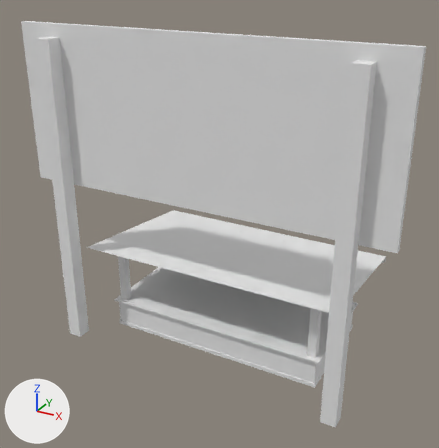
Renders of the Blender file Art/Meshy/ButcherStall/Export/ButcherStall.blend from each side of a commit.
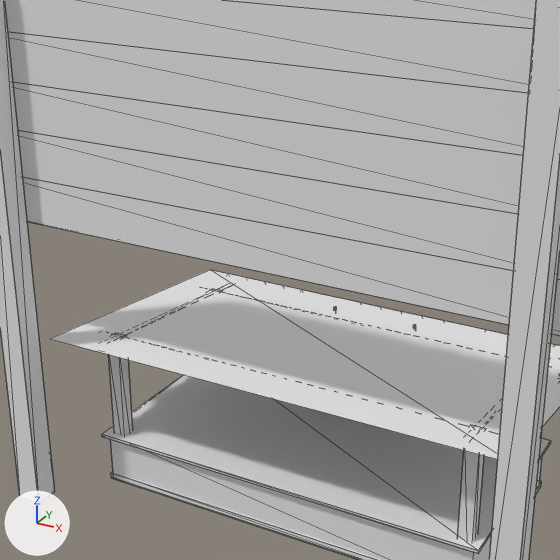
Each version appears first whole from a camera (50 mm lens) standing at (9.14, -17.89, 13.1) and looking at (-0.24, -0.83, 4.57), and next in a close-up on the part from 14% to 83% of the width and 14% to 82% of the height. The axes (+X, +Y, +Z) are drawn at lower left. The lights are the same throughout. The older version's two pictures come first. The close-ups show mesh edges as thin lines.

Names of what the first close-up shows: 'SM_DC_ButcherStall', 'SM_DC_LaughSign'.
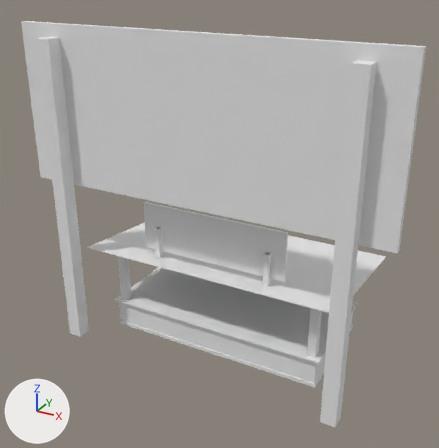
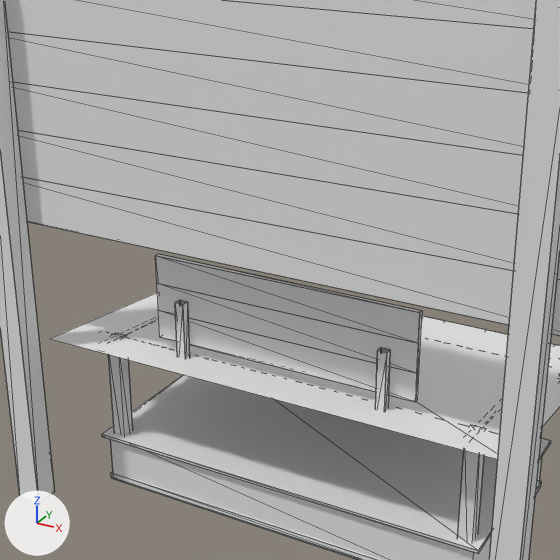
Pixel boxes (x1, y1, x2, y2) of what changed, in the close-ups (560 x 560 px):
'SM_DC_ButcherSign', added
    after: (155, 254, 422, 411)

Diff of the bpy script that builds the scene:
```diff
--- a/Art/Meshy/ButcherStall/Export/ButcherStall.blend.py
+++ b/Art/Meshy/ButcherStall/Export/ButcherStall.blend.py
@@ mat_m_butchersign @@
+mat_m_butchersign = principled_material('M_ButcherSign')
+mat_m_butchersign.base_color = (0.8, 0.8, 0.8)  # white #e7e7e7
+mat_m_butchersign.roughness = 1.0
@@ me_sm_dc_butchersign @@
+me_sm_dc_butchersign.from_pydata(...)  # 64 vertices, 32 faces; spans x -2.7..2.7, y -2.01..-1.75, z 3.05..5.26
+me_sm_dc_butchersign.materials.append(mat_m_butchersign)  # its picture is missing
@@ ob_sm_dc_butchersign @@
+ob_sm_dc_butchersign = bpy.data.objects.new('SM_DC_ButcherSign', me_sm_dc_butchersign)
+ob_sm_dc_butchersign.location = (0.0, 0.0, 0.0)
```
